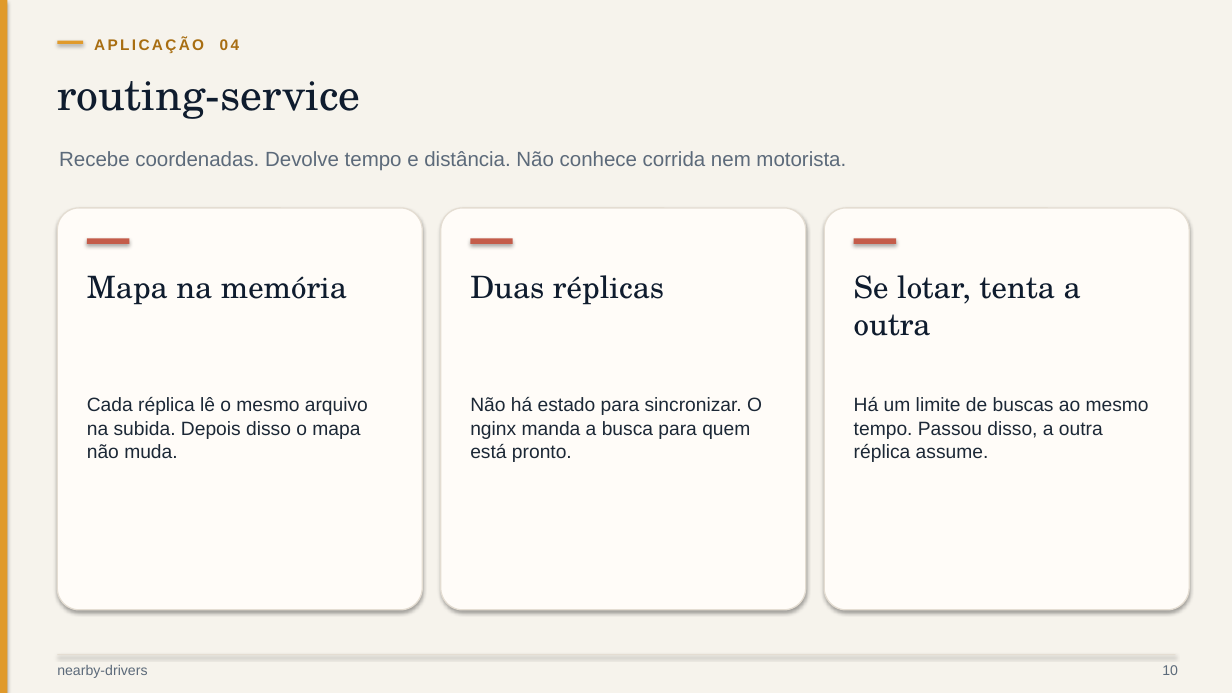
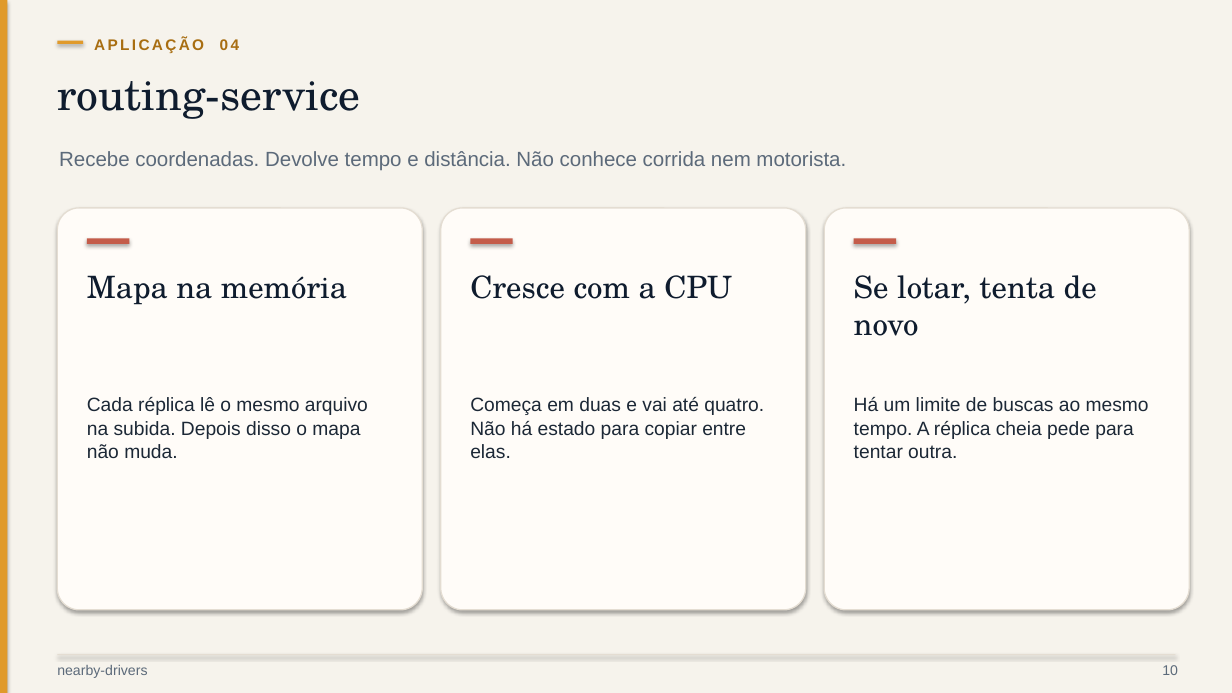
Before and after one commit to Matheusmottaa/nearby-drivers, a slide deck: slide 10 of slides/nearby-drivers.pptx. Drawn at 1232x693 pixels with LibreOffice and Linux fonts; fonts in the diff are those of the drawing. Boxes give left, top, right and bottom in pixels: in the first picture for what was removed or moved away, otherwise in the second. Text is boxed around its words. In the diff, an @@ line names an element or a change of style, - is before the commit and + after.

```diff
--- a/slides/nearby-drivers.pptx
+++ b/slides/nearby-drivers.pptx
@@ text at <box>470,275,732,299</box>: text changed @@
-Duas réplicas
+Cresce com a CPU
@@ text at <box>854,275,1097,336</box>: text changed @@
-Se lotar, tenta a outra
+Se lotar, tenta de novo
@@ text at <box>470,397,764,458</box>: text changed @@
-Não há estado para sincronizar. O nginx manda a busca para quem está pronto.
+Começa em duas e vai até quatro. Não há estado para copiar entre elas.
@@ text at <box>854,397,1149,458</box>: text changed @@
-Há um limite de buscas ao mesmo tempo. Passou disso, a outra réplica assume.
+Há um limite de buscas ao mesmo tempo. A réplica cheia pede para tentar outra.
```
Also in this commit, not shown: 2 other slides changed, 28 other files.
